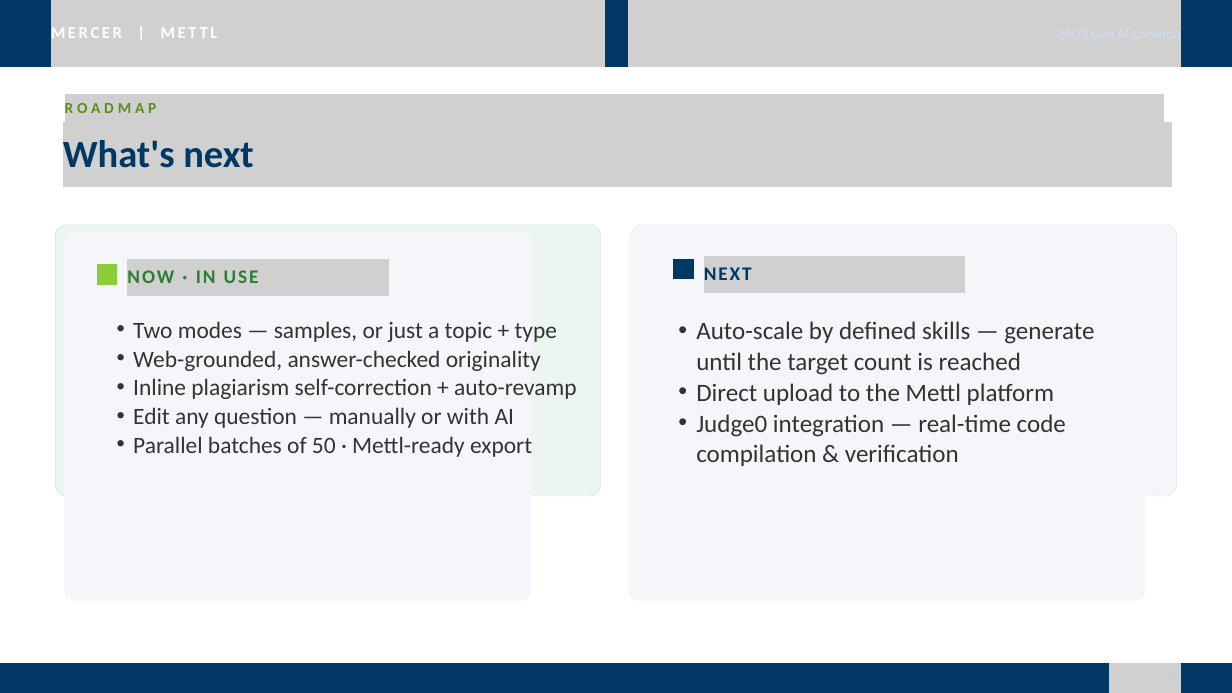
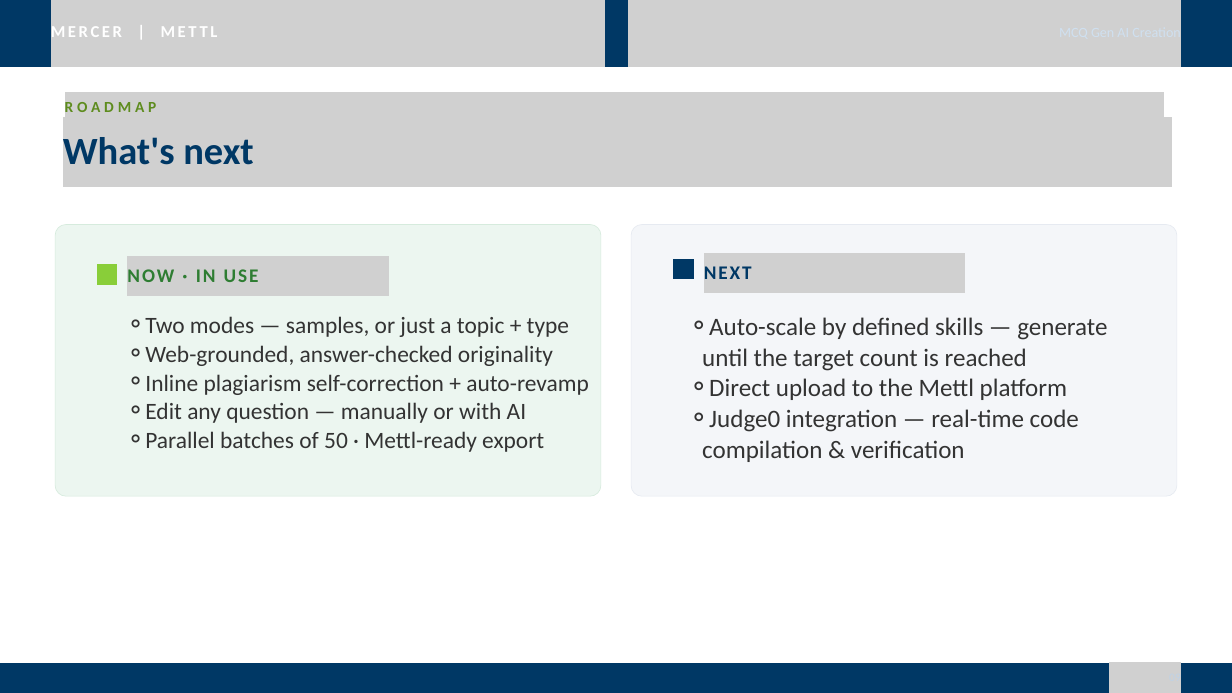
Before and after one commit to BinaryBishup/GenAI_mcqs, a slide deck: slide 9 of MCQ_GenAI_Creation_Showcase.pptx. Drawn at 1232x693 pixels with LibreOffice and Linux fonts; fonts in the diff are those of the drawing; grey boxes stand for pictures. Boxes give left, top, right and bottom in pixels: in the first picture for what was removed or moved away, otherwise in the second. Text is boxed around its words. In the diff, an @@ line names an element or a change of style, - is before the commit and + after.

```diff
--- a/MCQ_GenAI_Creation_Showcase.pptx
+++ b/MCQ_GenAI_Creation_Showcase.pptx
@@ picture added at box(63, 117, 1172, 187) @@
@@ picture added at box(65, 92, 1164, 122) @@
@@ freeform shape: place and size @@
-freeform shape at box(65, 231, 531, 601)
+freeform shape at box(55, 224, 601, 496)
@@ freeform shape at box(55, 224, 601, 496): fill #F4F6F9 to #ECF6F0; outline none to #D6EBDD 0.75 pt @@
@@ rounded rectangle removed at box(55, 225, 601, 496) @@
@@ freeform shape: place and size @@
-freeform shape at box(628, 231, 1145, 601)
+freeform shape at box(631, 224, 1177, 496)
@@ freeform shape at box(631, 224, 1177, 496): outline none to #E6EAF1 0.75 pt @@
@@ rounded rectangle removed at box(631, 225, 1177, 496) @@
@@ picture added at box(128, 256, 389, 296) @@
@@ picture added at box(704, 253, 966, 293) @@
@@ text "Two modes — samples, or ..." at box(145, 316, 589, 452): bullet • to ⚬; list level 2 to 3 in "Two modes — samples, or ..."; line spacing 33.6pt to 33.5pt; list level 2 to 3 in "Web-grounded, answer-checked originality"; list level 2 to 3 in "Inline plagiarism self-correction + auto-revamp"; list level 2 to 3 in "Edit any question — manually ..."; list level 2 to 3 in "Parallel batches of 50 · ..." @@
@@ text "Auto-scale by defined skills — ..." at box(702, 317, 1107, 462): bullet • to ⚬; list level 2 to 3 in "Auto-scale by defined skills — ..."; list level 2 to 3 in "Direct upload to the Mettl ..."; list level 2 to 3 in "Judge0 integration — real-time code ..." @@
```
Also in this commit, not shown: 9 other slides changed, 12 other files.
